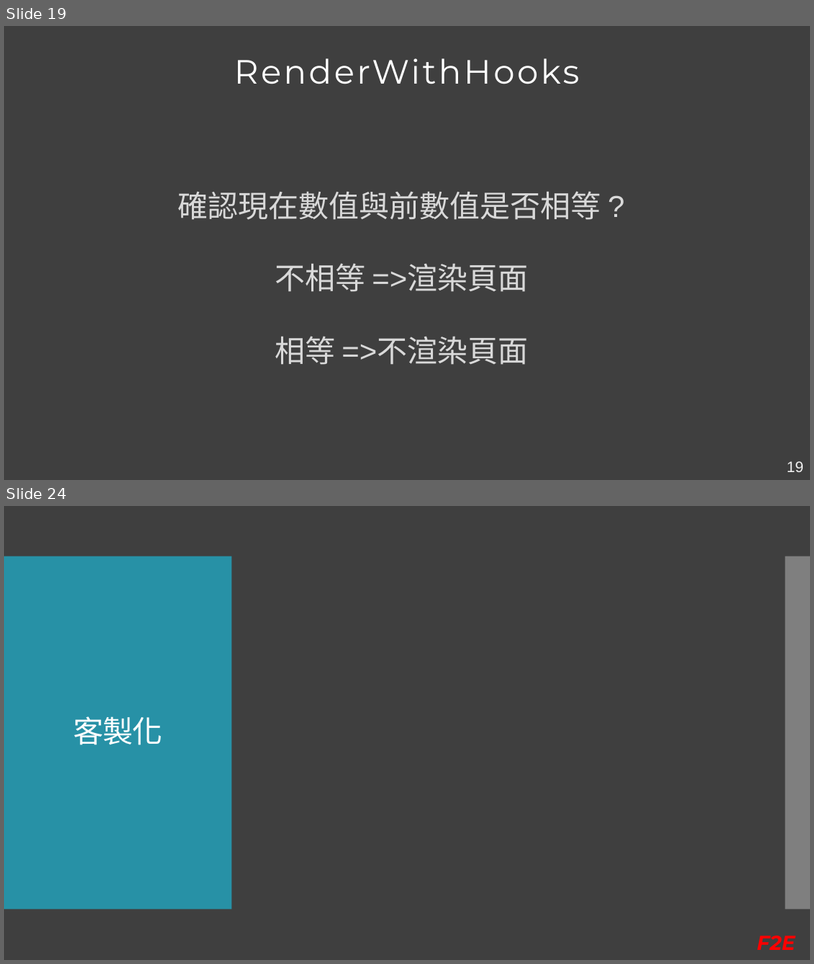
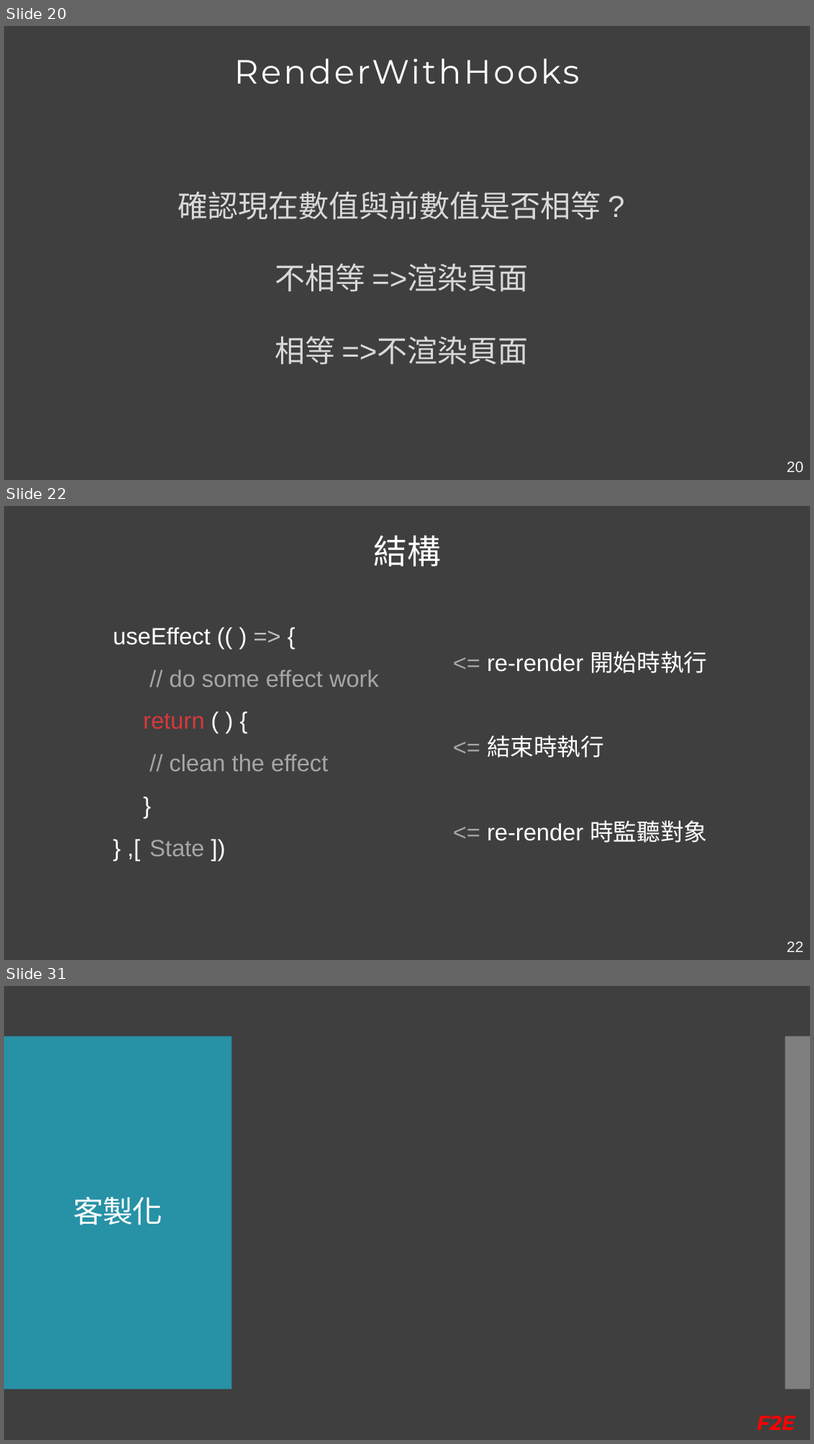
Before and after one commit to Kader-coder/React-Hooks, a slide deck: PPT/React Hooks &.pptx. Shown one above the other, each under a label of ours: slides 19 and 24 before the commit, slides 20, 22 and 31 after it; the slides between them are not shown. The pictures are 814x964 and 814x1444 pixels, drawn with LibreOffice and Linux fonts; fonts in the diff are those of the drawing. Boxes give left, top, right and bottom in pixels: in the first picture for what was removed or moved away, otherwise in the second. Text is boxed around its words. In the diff, an @@ line names an element or a change of style, - is before the commit and + after.

```diff
--- a/PPT/React Hooks &.pptx
+++ b/PPT/React Hooks &.pptx
@@ slide 22 added at <box>4,506,810,960</box>, background #3F3F3F @@
@@ text added at <box>373,535,440,566</box>, 40 pt, text #FFFFFF @@
+結構
@@ text added at <box>113,627,379,856</box>, 28 pt, text #A6A6A6 @@
+useEffect (( ) => {
+// do some effect work
+return ( ) {
+// clean the effect
+}
+} ,[ State ])
@@ text added at <box>487,651,707,842</box>, 28 pt, text #FFFFFF @@
+<= re-render 開始時執行
+<= 結束時執行
+<= re-render 時監聽對象
@@ page number added at <box>787,941,804,952</box>, 18 pt, text #F2F2F2 @@
+22
@@ what was slide 19 is now slide 20 @@
@@ page number at <box>787,461,804,472</box>: text changed @@
-19
+20
@@ what was slide 24 is now slide 31 @@
```
Also in this commit, not shown: 2 slides changed, 10 other slides added, 5 slides removed, 13 other files.
